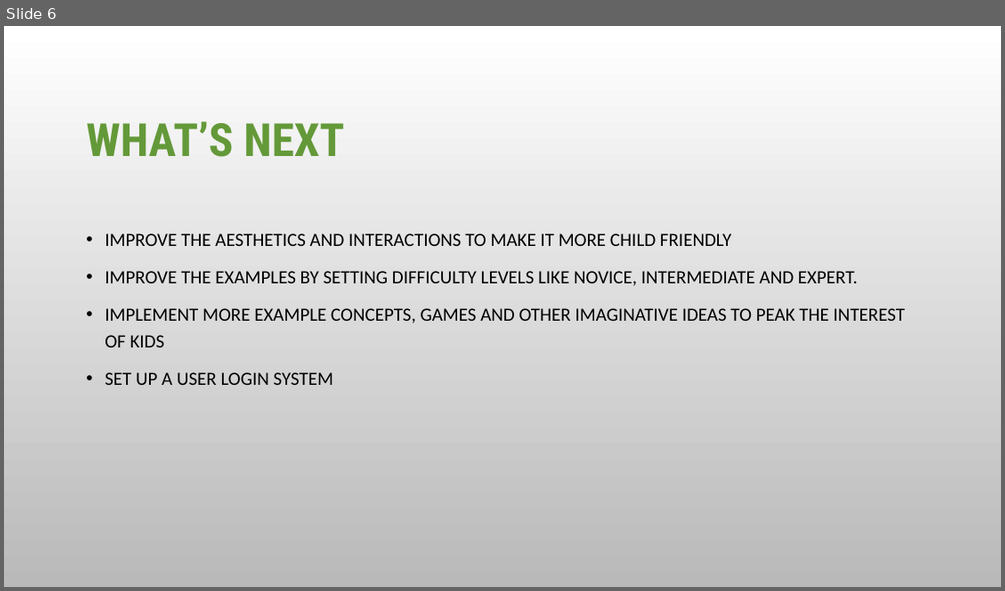
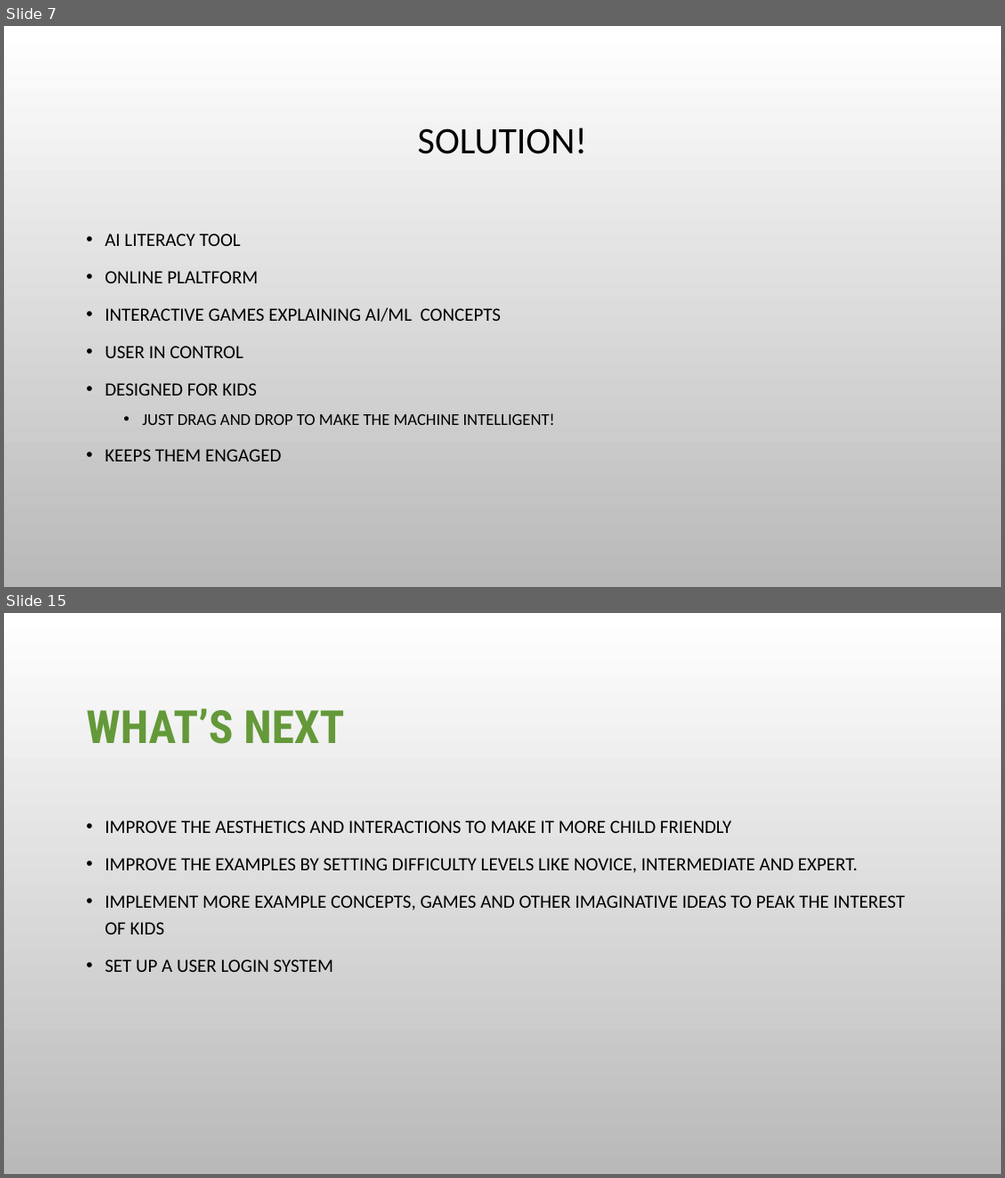
Before and after one commit to Aamir185/AI_Literacy_Tool_Capstone_T2_2020, a slide deck: Team_Contributions/Alwin/Pitch video/Pitch video slides.pptx. Shown one above the other, each under a label of ours: slide 6 before the commit, slides 7 and 15 after it; the slides between them are not shown. The pictures are 1005x591 and 1005x1178 pixels, drawn with LibreOffice and Linux fonts; fonts in the diff are those of the drawing; background and template pictures are left out. Boxes give left, top, right and bottom in pixels: in the first picture for what was removed or moved away, otherwise in the second. Text is boxed around its words. In the diff, an @@ line names an element or a change of style, - is before the commit and + after.

```diff
--- a/Team_Contributions/Alwin/Pitch video/Pitch video slides.pptx
+++ b/Team_Contributions/Alwin/Pitch video/Pitch video slides.pptx
@@ slide 7 added at [4,26,1001,587], background picture (left out) @@
@@ title added at [418,127,587,154], 36 pt, text #000000 @@
+SOLUTION!
@@ text added at [105,233,555,461], 18 pt, text #000000 @@
+• AI LITERACY TOOL
+• ONLINE PLALTFORM
+• INTERACTIVE GAMES EXPLAINING AI/ML CONCEPTS
+• USER IN CONTROL
+• DESIGNED FOR KIDS
+  • JUST DRAG AND DROP TO MAKE THE MACHINE INTELLIGENT!
+• KEEPS THEM ENGAGED
@@ what was slide 6 is now slide 15 @@
```
Also in this commit, not shown: 5 slides changed, 13 other slides added.
